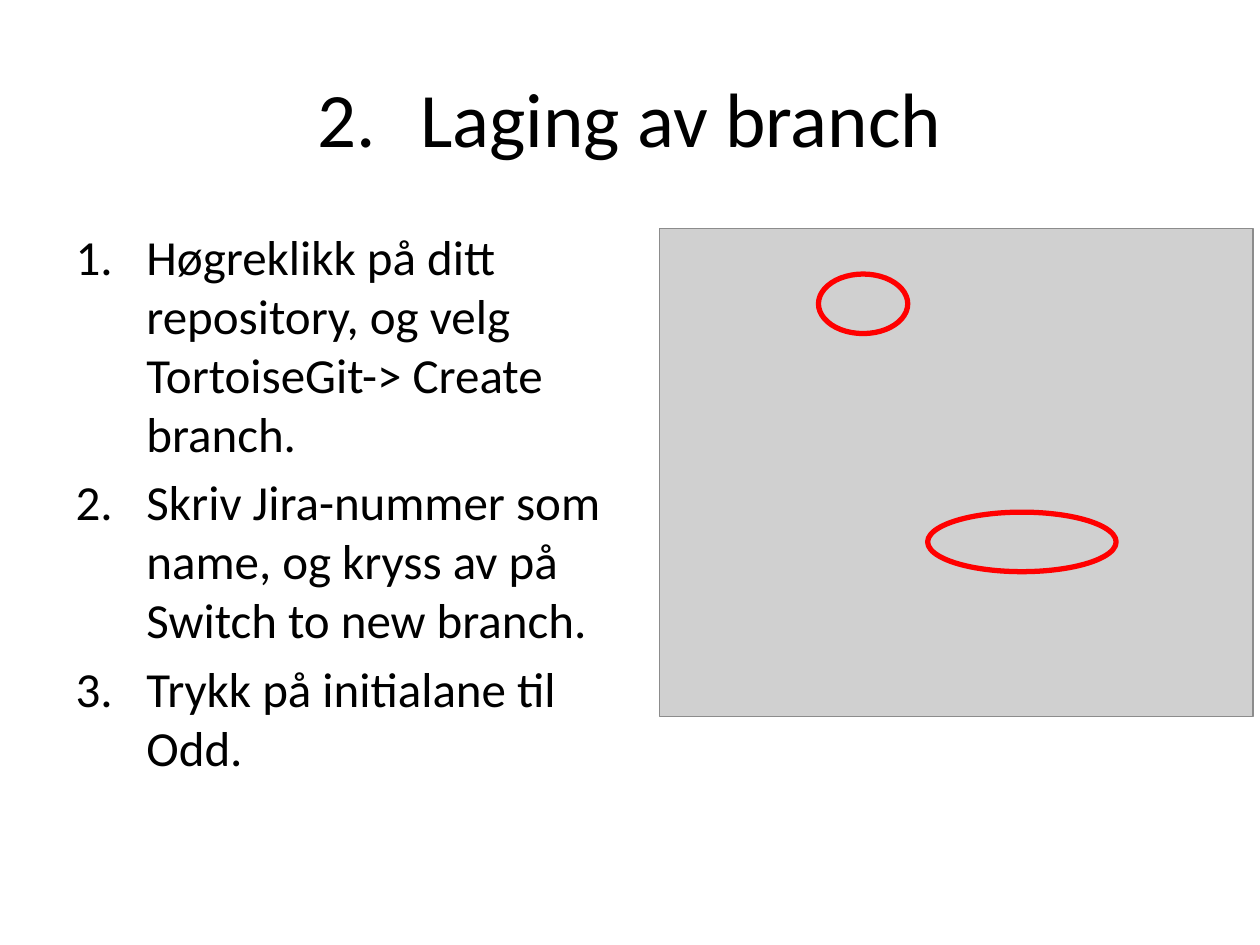
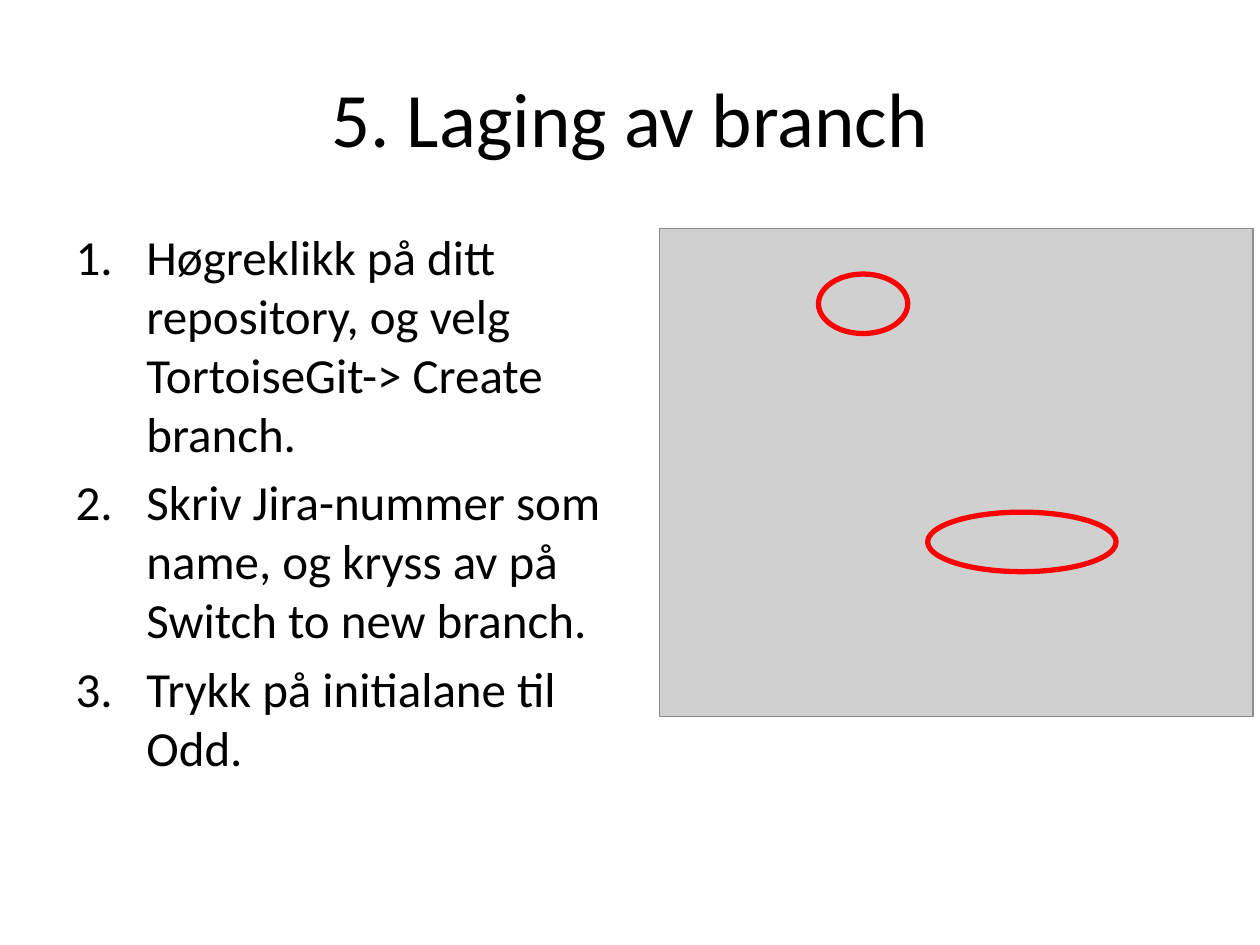
Before and after one commit to CRAVA/crava, a slide deck: slide 7 of doc/Gitforsmarties.pptx (slide 4 before the commit). Drawn at 1260x945 pixels with LibreOffice and Linux fonts; fonts in the diff are those of the drawing; grey boxes stand for pictures. Boxes give left, top, right and bottom in pixels: in the first picture for what was removed or moved away, otherwise in the second. Text is boxed around its words. In the diff, an @@ line names an element or a change of style, - is before the commit and + after.

Commit message:
CRA-541: Changed procedure by now merging branch into master before pulling from upstream, and then committing before pushing to origin. Also added graphical illustration of process.

```diff
--- a/doc/Gitforsmarties.pptx
+++ b/doc/Gitforsmarties.pptx
@@ title at [331,93,928,161]: text changed @@
-2. Laging av branch
+5. Laging av branch
```
Also in this commit, not shown: 8 other slides changed, 4 slides added.
